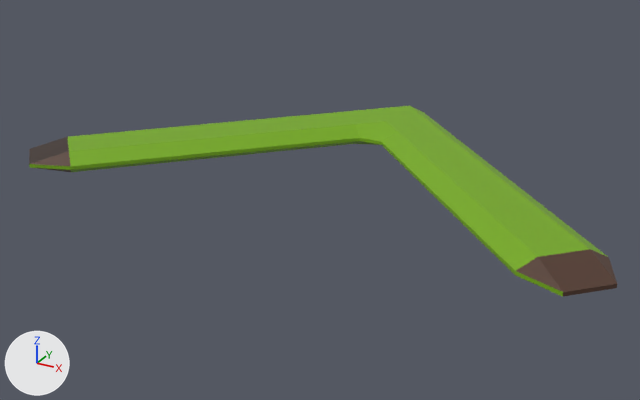
The FBX model Assets/Models/Obstacles/boomerang.fbx, before and after one commit.
Both versions are drawn from a camera (50 mm lens) standing at (4.52, -10.01, 3.81) and looking at (-0.18, -1.47, -0.46). The lights are fixed; the arrows at lower left show +X, +Y and +Z. The first picture is the older version. Where no turn or scale is listed for an object, it has been applied to the vertices.

Objects in the first picture: 'Boomerang'.
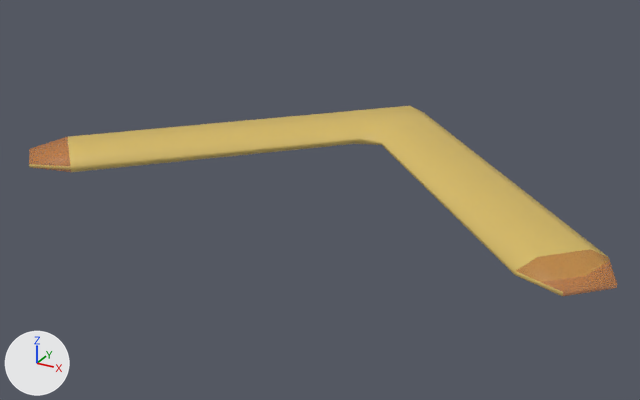
Where the change shows, as pixel boxes [x1, y1, x2, y2] in the pictures (640 x 400 px):
'Boomerang', surface changed, recoloured (green to yellow)
    both: [29, 106, 609, 296]
part 1 of me_cube_003, surface changed (green to yellow)
    before: [29, 106, 617, 296]
    after: [29, 106, 609, 296]

What the commit changed:
Picture 'Palette.png' (img_palette_png) is now built by load_image('Palette.png', '../../Textures/Palette/Palette.png', 48, 60, 'Non-Color') instead of load_image('Palette.png', '../../Textures/Palette/Palette.png', 48, 60, 'sRGB').
Material 'Material.007' (mat_material_007) is new.
Uses the picture img_palette_png.
me_cube_003 has 56 vertices, 58 faces and spans x -3.51..3.51, y -3.16..0.88, z -0.13..0.13.
me_cube_003 is used by ob_boomerang; location (0.0, 0.0, 0.0).
me_cube_003 no longer uses material mat_material (picture img_palette_png).
me_cube_003 part 1: texture (UV) coordinates of 58 of 58 faces, centred in x -3.42..3.42, y -3.07..0.88, z -0.13..0.13, changed; they spanned u 0.23..0.38, v 0.73..0.87 and now span u 0.49..0.96, v 0.98..0.99.
me_cube_003 gains material mat_material_007.
